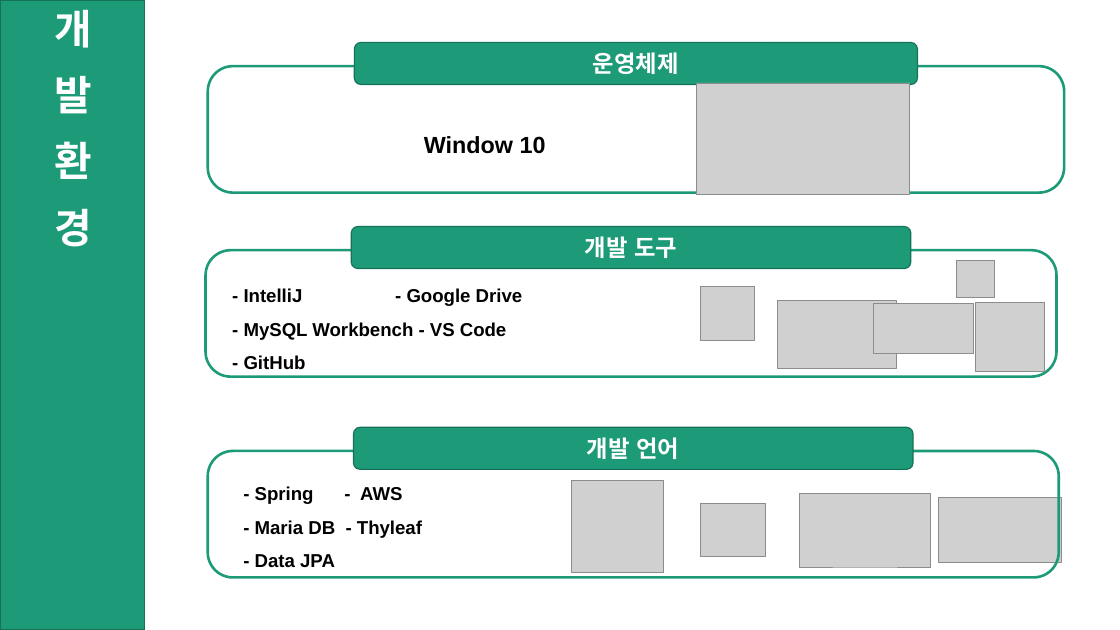
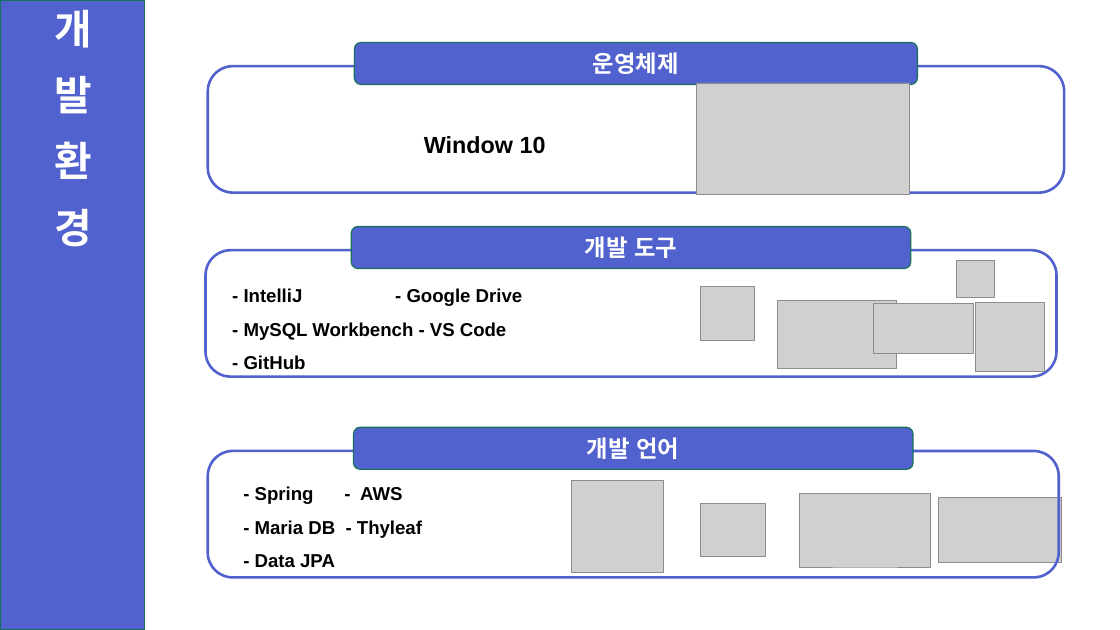
Before and after one commit to ShinHyeonSeong/Final, a slide deck: slide 7 of 기획 UI/A조 프로토타입 발표.pptx (slide 8 before the commit). Drawn at 1120x630 pixels with LibreOffice and Linux fonts; fonts in the diff are those of the drawing; grey boxes stand for pictures. Boxes give left, top, right and bottom in pixels: in the first picture for what was removed or moved away, otherwise in the second. Text is boxed around its words. In the diff, an @@ line names an element or a change of style, - is before the commit and + after.

```diff
--- a/기획 UI/A조 프로토타입 발표.pptx
+++ b/기획 UI/A조 프로토타입 발표.pptx
@@ outline #1D9A78 2.25 pt to #5161CE 2.25 pt in 3 elements at [208, 66, 1064, 193], [208, 451, 1059, 578], [206, 250, 1057, 377] @@
@@ fill #1D9A78 to #5161CE in 4 elements at [0, 0, 145, 630], [355, 43, 918, 85], [351, 227, 911, 269], [354, 428, 913, 470] @@
```
Also in this commit, not shown: 11 other slides changed, 1 slide removed.
